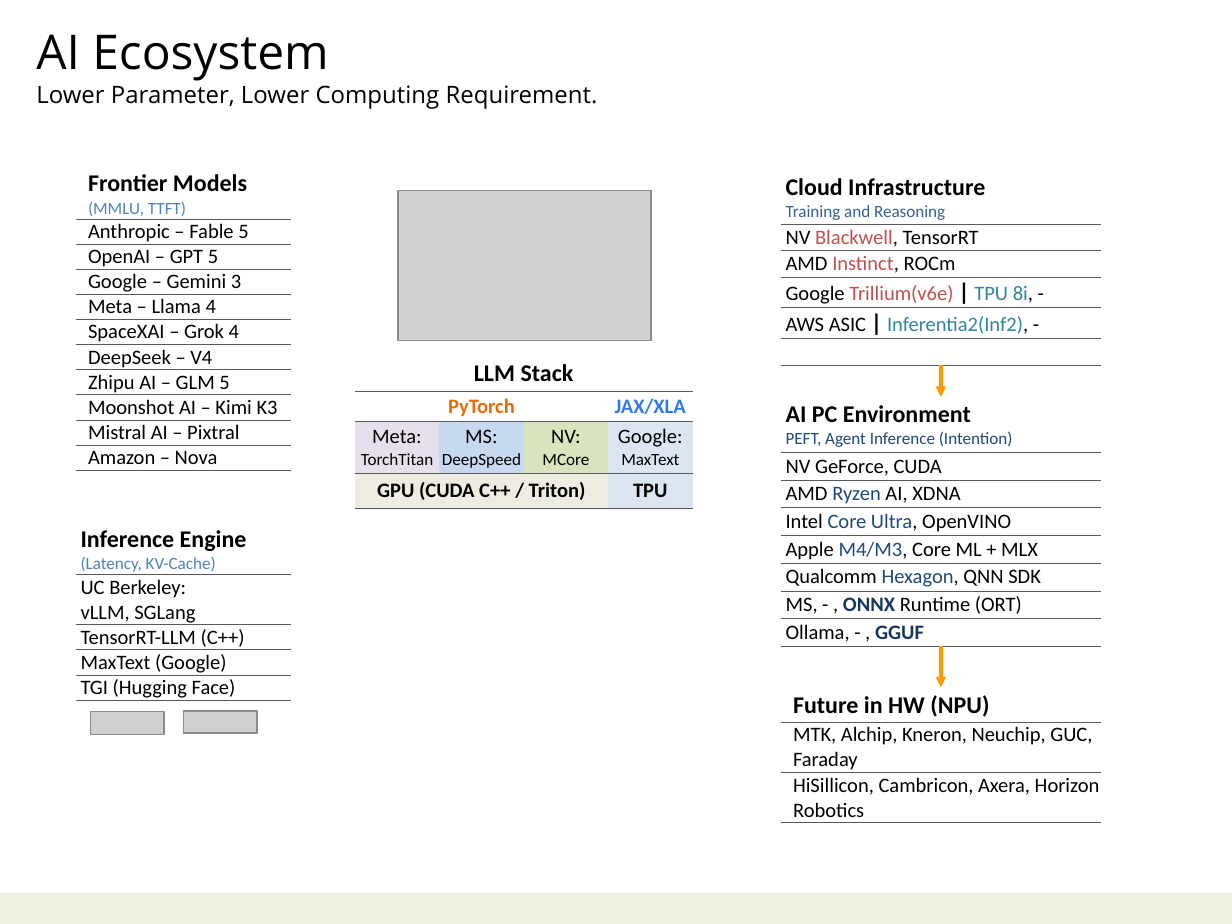
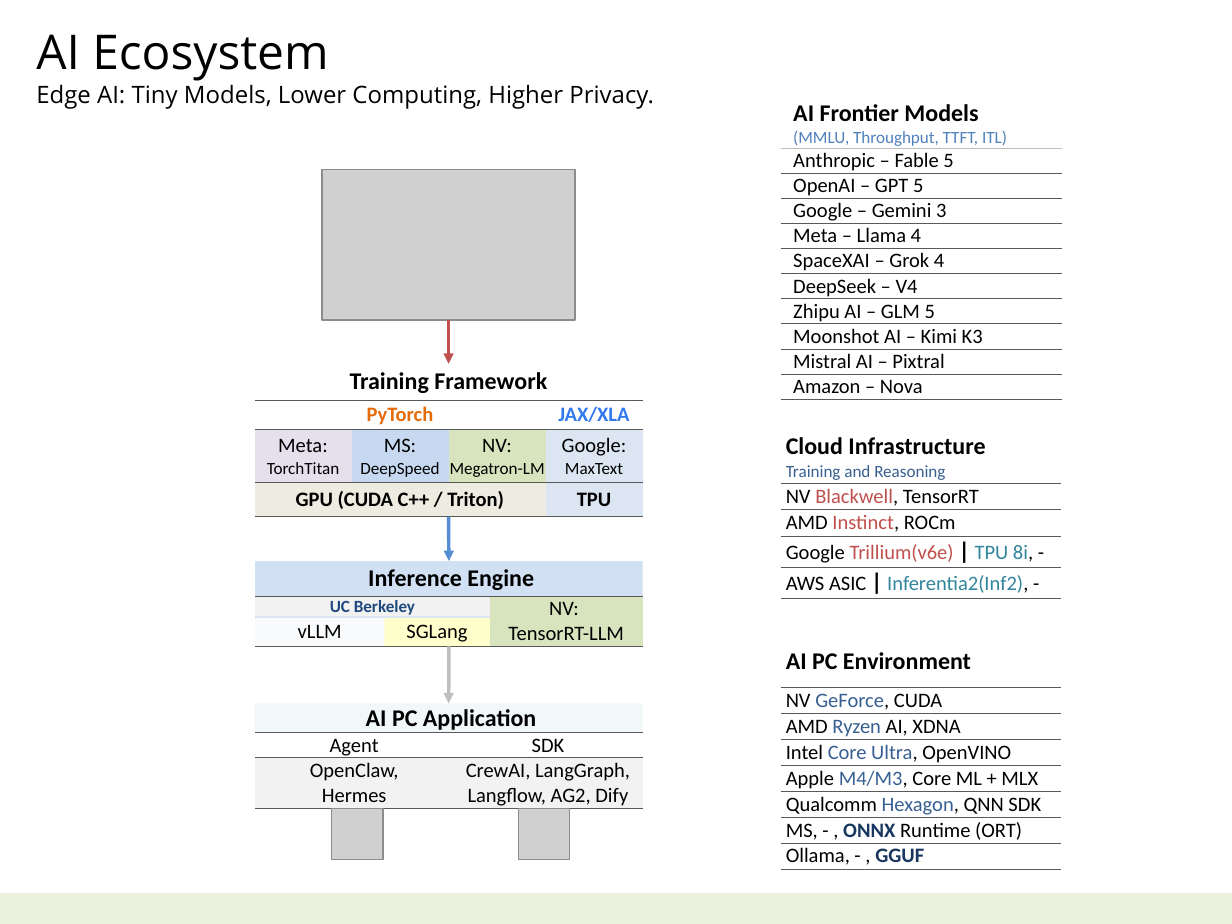
Before and after one commit to navibator/crazy-ai, a slide deck: slide 18 of ai.pptx. Drawn at 1232x924 pixels with LibreOffice and Linux fonts; fonts in the diff are those of the drawing; grey boxes stand for pictures. Boxes give left, top, right and bottom in pixels: in the first picture for what was removed or moved away, otherwise in the second. Text is boxed around its words. In the diff, an @@ line names an element or a change of style, - is before the commit and + after.

```diff
--- a/ai.pptx
+++ b/ai.pptx
@@ text at bbox=[36, 84, 654, 109]: text changed @@
-Lower Parameter, Lower Computing Requirement.
+Edge AI: Tiny Models, Lower Computing, Higher Privacy.
@@ table at bbox=[781, 99, 1062, 397] @@
-row 1, column 1: Frontier Models / (MMLU, TTFT)
+row 1, column 1: AI Frontier Models / (MMLU, Throughput, TTFT, ITL)
@@ borders changed @@
@@ table: place and size @@
-table at bbox=[75, 169, 291, 468]
+table at bbox=[781, 99, 1062, 397]
@@ picture: place and size @@
-picture at bbox=[398, 191, 650, 341]
+picture at bbox=[322, 170, 574, 320]
@@ arrow added from (448, 320) to (448, 363), #C0504D 2 pt @@
@@ table at bbox=[255, 363, 644, 516] @@
-row 1, column 1: LLM Stack
+row 1, column 1: Training Framework
-row 3, column 3: NV: / MCore
+row 3, column 3: NV: / Megatron-LM
@@ table: place and size @@
-table at bbox=[355, 355, 695, 508]
+table at bbox=[255, 363, 644, 516]
@@ arrow removed from (941, 365) to (941, 397) @@
@@ table at bbox=[781, 430, 1062, 598] @@
-row 6: 
@@ table: place and size @@
-table at bbox=[781, 171, 1101, 365]
+table at bbox=[781, 430, 1062, 598]
@@ arrow added from (448, 516) to (448, 561), #558ED5 2 pt @@
@@ table at bbox=[255, 561, 643, 646] @@
-Inference Engine / (Latency, KV-Cache)
-UC Berkeley: / vLLM, SGLang
-TensorRT-LLM (C++)
-MaxText (Google)
-TGI (Hugging Face)
+Inference Engine |  | 
+UC Berkeley |  | NV: / TensorRT-LLM
+vLLM | SGLang | 
@@ table: place and size @@
-table at bbox=[75, 525, 291, 702]
+table at bbox=[255, 561, 643, 646]
@@ arrow added from (448, 647) to (448, 703), #BFBFBF 2 pt @@
@@ table at bbox=[781, 636, 1062, 869] @@
-row 1, column 1: AI PC Environment / PEFT, Agent Inference (Intention)
+row 1, column 1: AI PC Environment
@@ text colour #000000 to #376092 in "GeForce," @@
@@ text colour #1F497D to #376092 in "Ryzen", "Core Ultra,", "M4/M3,", "Hexagon," @@
@@ table: place and size @@
-table at bbox=[781, 397, 1101, 646]
+table at bbox=[781, 636, 1062, 869]
@@ arrow removed from (941, 647) to (941, 687) @@
@@ table removed at bbox=[781, 687, 1101, 827], 3 rows, 1 columns @@
-Future in HW (NPU)
-MTK, Alchip, Kneron, Neuchip, GUC, Faraday
-HiSillicon, Cambricon, Axera, Horizon Robotics
@@ picture removed at bbox=[90, 712, 164, 736] @@
@@ picture removed at bbox=[184, 711, 257, 733] @@
@@ table added at bbox=[255, 703, 642, 810], 3 rows, 2 columns @@
+AI PC Application | 
+Agent | SDK
+OpenClaw, / Hermes | CrewAI, LangGraph, Langflow, AG2, Dify
@@ picture added at bbox=[331, 808, 383, 860] @@
@@ picture added at bbox=[519, 808, 569, 860] @@
```
Also in this commit, not shown: 2 other files.
